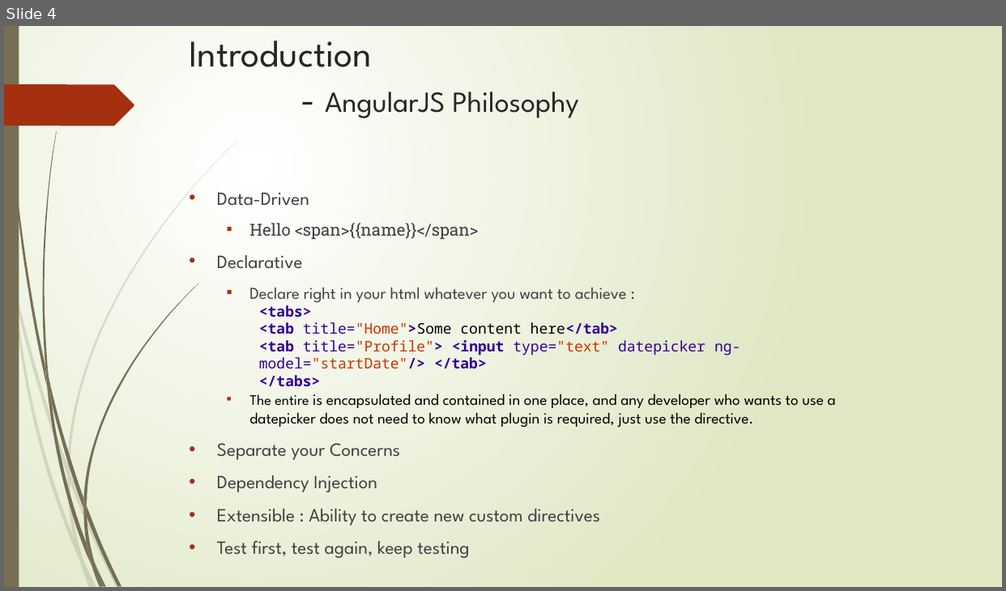
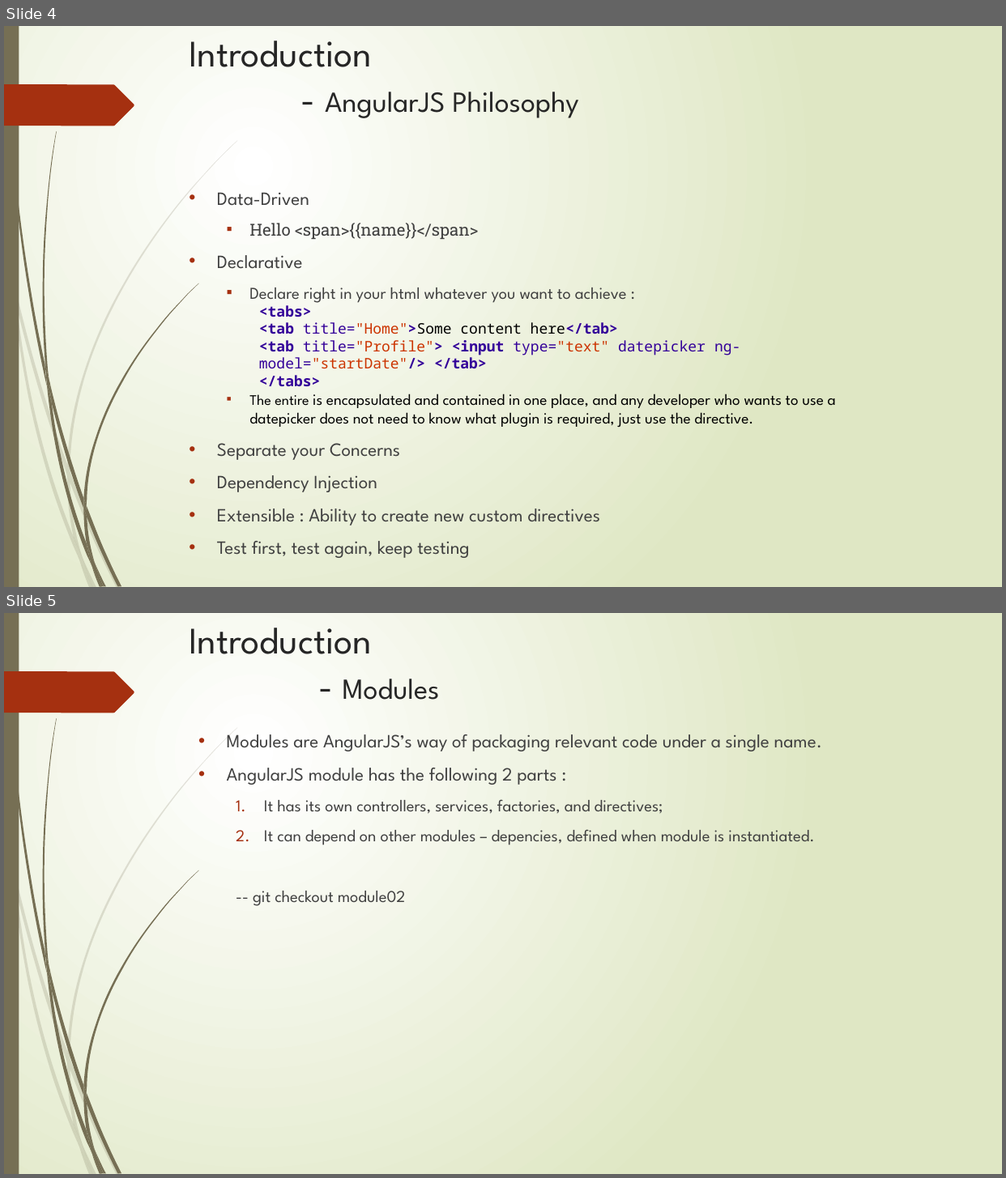
Before and after one commit to rahulmeghlan/angularjsTraining, a slide deck: AngularJS.pptx. Shown one above the other, each under a label of ours: slide 4 before the commit, slides 4 and 5 after it. The pictures are 1006x591 and 1006x1178 pixels, drawn with LibreOffice and Linux fonts; fonts in the diff are those of the drawing. Boxes give left, top, right and bottom in pixels: in the first picture for what was removed or moved away, otherwise in the second. Text is boxed around its words. In the diff, an @@ line names an element or a change of style, - is before the commit and + after.

Commit message:
added modules section in the ppt

```diff
--- a/AngularJS.pptx
+++ b/AngularJS.pptx
@@ slide 5 added at [4, 613, 1002, 1174], background gradient #FFFFFF to #DFE8C4; not listed: 24 template elements that a slide beside it also shows @@
@@ title added at [189, 628, 440, 700], 36 pt, text #262626 @@
+Introduction
+- Modules
@@ text added at [227, 735, 822, 906], 16 pt, text #404040 @@
+• Modules are AngularJS’s way of packaging relevant code under a single name.
+• AngularJS module has the following 2 parts :
+  1. It has its own controllers, services, factories, and directives;
+  2. It can depend on other modules – depencies, defined when module is instantiated.
+  -- git checkout module02
```
